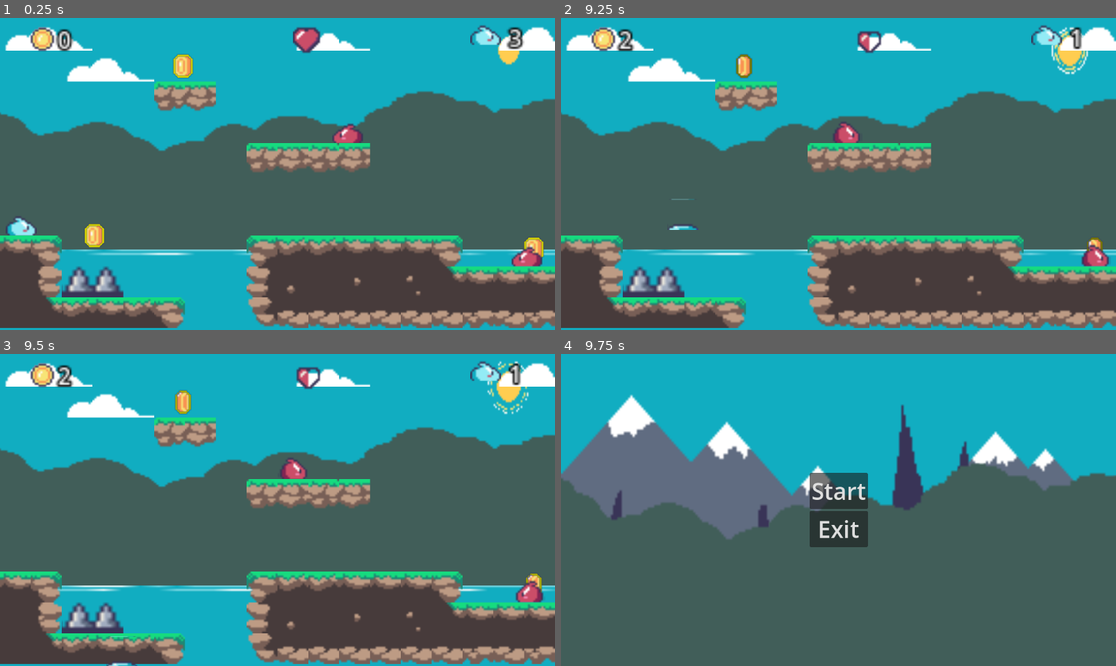
Above: before the commit, frames 1-4 (two rows, left to right).
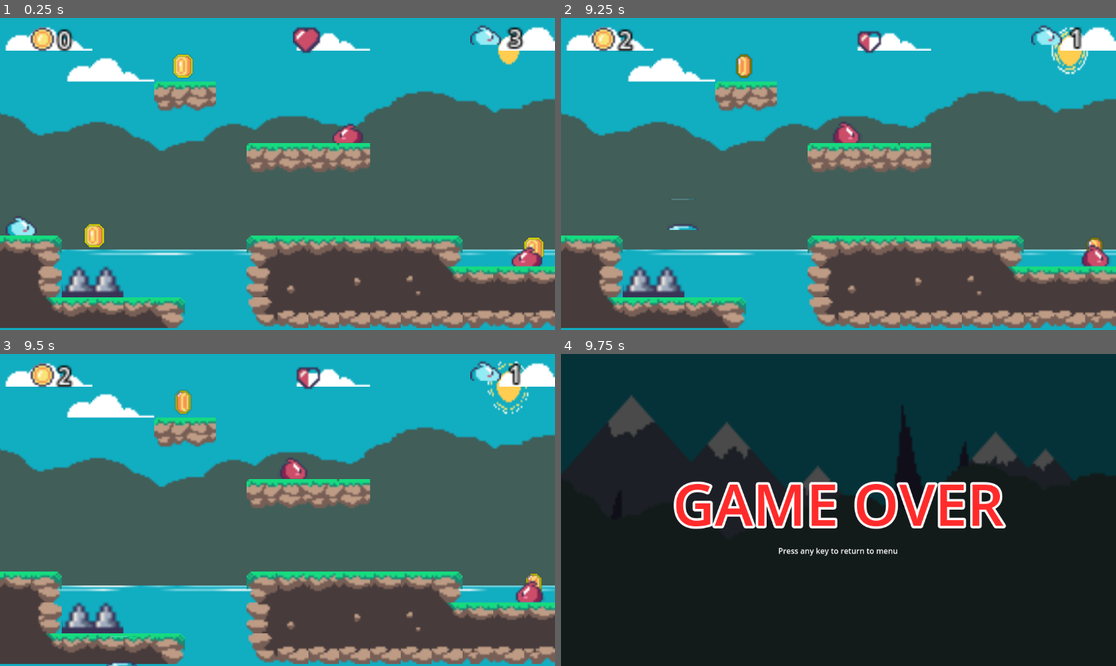
Above: after the commit, the same moments.

Repository: jacmba/godot-2d-platformer-game
Game: Godot game, scene res://scenes/world/stage3.tscn
The game is run twice, just before and just after one commit, with the same random seed, the same clock (stepped at 60 frames per second) and the same inputs. This scene is started directly instead of the project's main scene.
Inputs (mouse positions are in pixels of both pictures, inside the frame that each line leads up to):
- Up to frame 1 (0.25 s): no input
- Up to frame 2 (9.25 s): tap Enter at 0.5 s; move the mouse to (960, 158) at 0.52 s; hold Right (move_right) 0.53-1.25 s; hold Shift 0.53-1.25 s; click (960, 158) at 0.67 s; tap Space (jump) at 0.77, 3.77, 6.77 s; drag from (727, 189) to (655, 286) at 1.27 s; move the mouse to (894, 105) at 2.02 s; hold Right (move_right) 2.03-2.75 s; tap Ctrl at 2.1, 6.6 s; drag from (810, 236) to (1093, 248) at 2.77 s; move the mouse to (1005, 220) at 3.52 s; hold Left (move_left) 3.53-4.25 s; tap Alt at 3.6, 8.1 s; drag from (672, 127) to (744, 64) at 4.27 s; move the mouse to (866, 174) at 5.02 s; hold Left (move_left) 5.03-5.75 s; hold Shift 5.03-5.75 s; click (866, 174) at 5.17 s; drag from (755, 96) to (1054, 255) at 5.77 s; move the mouse to (960, 158) at 6.52 s; hold Right (move_right) 6.53-7.25 s; drag from (727, 189) to (1054, 255) at 7.27 s; move the mouse to (894, 105) at 8.02 s; hold Left (move_left) 8.03-8.75 s; drag from (810, 236) to (672, 127) at 8.77 s
- Up to frame 3 (9.5 s): no input
- Up to frame 4 (9.75 s): move the mouse to (1005, 556) at 9.52 s; hold Right (move_right) from 9.53 s (still down); hold Shift from 9.53 s (still down); click (1005, 556) at 9.67 s

Frames 1-3 are identical in both runs. In frame 4, 100% of the frame differs, in the area x 0-100%, y 0-100%.

Commit message:
Game over screen

Diff:
--- /dev/null
+++ b/scenes/world/gameover.tscn
@@ -0,0 +1,97 @@
+[gd_scene load_steps=8 format=3 uid="uid://bxof7rje1e6qy"]
+
+[ext_resource type="Script" path="res://scripts/game_over.gd" id="1_3hg0t"]
+[ext_resource type="Texture2D" uid="uid://nlanr00q3m0m" path="res://rocky_roads/Deco/water_a_8frames.png" id="2_2oyxs"]
+[ext_resource type="Texture2D" uid="uid://qf6n6o27f1mr" path="res://rocky_roads/Backgrounds/mountains_a.png" id="3_mucfx"]
+[ext_resource type="Texture2D" uid="uid://mjpgpdf0ou4s" path="res://rocky_roads/Backgrounds/mountains_b.png" id="4_j2hgr"]
+[ext_resource type="Texture2D" uid="uid://hu8ug54k5h6c" path="res://rocky_roads/Backgrounds/trees.png" id="5_omlfl"]
+
+[sub_resource type="Theme" id="Theme_rxc1g"]
+
+[sub_resource type="LabelSettings" id="LabelSettings_h6ajp"]
+font_size = 120
+font_color = Color(1, 0.168627, 0.168627, 1)
+outline_size = 20
+
+[node name="GameOver" type="Control"]
+layout_mode = 3
+anchors_preset = 15
+anchor_right = 1.0
+anchor_bottom = 1.0
+grow_horizontal = 2
+grow_vertical = 2
+script = ExtResource("1_3hg0t")
+
+[node name="Background" type="Node" parent="."]
+
+[node name="TextureRect" type="TextureRect" parent="Background"]
+anchors_preset = 15
+anchor_right = 1.0
+anchor_bottom = 1.0
+grow_horizontal = 2
+grow_vertical = 2
+texture = ExtResource("2_2oyxs")
+flip_v = true
+
+[node name="TextureRect2" type="TextureRect" parent="Background"]
+anchors_preset = 15
+anchor_right = 1.0
+anchor_bottom = 1.0
+grow_horizontal = 2
+grow_vertical = 2
+texture = ExtResource("3_mucfx")
+
+[node name="TextureRect4" type="TextureRect" parent="Background"]
+anchors_preset = 15
+anchor_right = 1.0
+anchor_bottom = 1.0
+grow_horizontal = 2
+grow_vertical = 2
+texture = ExtResource("4_j2hgr")
+
+[node name="TextureRect3" type="TextureRect" parent="Background"]
+anchors_preset = 15
+anchor_right = 1.0
+anchor_bottom = 1.0
+grow_horizontal = 2
+grow_vertical = 2
+texture = ExtResource("5_omlfl")
+
+[node name="Panel" type="ColorRect" parent="."]
+z_index = 1
+layout_mode = 0
+offset_right = 1152.0
+offset_bottom = 648.0
+color = Color(0, 0, 0, 0.709804)
+
+[node name="UI" type="VBoxContainer" parent="."]
+top_level = true
+layout_mode = 1
+anchors_preset = 8
+anchor_left = 0.5
+anchor_top = 0.5
+anchor_right = 0.5
+anchor_bottom = 0.5
+offset_left = -576.0
+offset_top = -324.0
+offset_right = 576.0
+offset_bottom = 324.0
+grow_horizontal = 2
+grow_vertical = 2
+theme = SubResource("Theme_rxc1g")
+alignment = 1
+
+[node name="GameOverLabel" type="Label" parent="UI"]
+z_index = 2
+layout_mode = 2
+text = "GAME OVER"
+label_settings = SubResource("LabelSettings_h6ajp")
+horizontal_alignment = 1
+vertical_alignment = 1
+
+[node name="PressKeyLabel" type="Label" parent="UI"]
+z_index = 2
+layout_mode = 2
+text = "Press any key to return to menu"
+horizontal_alignment = 1
+vertical_alignment = 2
--- a/scenes/world/menu.tscn
+++ b/scenes/world/menu.tscn
@@ -1,10 +1,11 @@
-[gd_scene load_steps=9 format=3 uid="uid://m43rnabm2a4b"]
+[gd_scene load_steps=11 format=3 uid="uid://m43rnabm2a4b"]
 
 [ext_resource type="Script" path="res://scripts/menu.gd" id="1_73eie"]
 [ext_resource type="Texture2D" uid="uid://nlanr00q3m0m" path="res://rocky_roads/Deco/water_a_8frames.png" id="1_pckns"]
 [ext_resource type="Texture2D" uid="uid://qf6n6o27f1mr" path="res://rocky_roads/Backgrounds/mountains_a.png" id="2_0o6nv"]
 [ext_resource type="Texture2D" uid="uid://mjpgpdf0ou4s" path="res://rocky_roads/Backgrounds/mountains_b.png" id="2_iednn"]
 [ext_resource type="Texture2D" uid="uid://hu8ug54k5h6c" path="res://rocky_roads/Backgrounds/trees.png" id="3_yk27u"]
+[ext_resource type="Material" uid="uid://cftpqa16tsqvg" path="res://materials/coinMaterial.tres" id="6_qf8xo"]
 
 [sub_resource type="Theme" id="Theme_rxc1g"]
 
@@ -13,6 +14,15 @@
 
 [sub_resource type="Theme" id="Theme_6wbaj"]
 default_font_size = 48
+
+[sub_resource type="LabelSettings" id="LabelSettings_201jv"]
+font_size = 120
+font_color = Color(1, 1, 0.270588, 1)
+outline_size = 10
+outline_color = Color(0, 0, 0, 1)
+shadow_size = 8
+shadow_color = Color(0.184314, 0.184314, 0.184314, 0.329412)
+shadow_offset = Vector2(10, 10)
 
 [node name="Menu" type="Control"]
 layout_mode = 3
@@ -67,9 +77,9 @@
 anchor_right = 0.5
 anchor_bottom = 0.5
 offset_left = -60.5
-offset_top = -77.0
+offset_top = 76.0
 offset_right = 60.5
-offset_bottom = 77.0
+offset_bottom = 230.0
 grow_horizontal = 2
 grow_vertical = 2
 theme = SubResource("Theme_rxc1g")
@@ -92,5 +102,19 @@
 theme = SubResource("Theme_6wbaj")
 text = "Exit"
 
+[node name="Title" type="Label" parent="."]
+z_index = 100
+material = ExtResource("6_qf8xo")
+layout_mode = 2
+offset_left = 171.0
+offset_top = 124.0
+offset_right = 989.0
+offset_bottom = 422.0
+rotation = -0.13439
+text = "Slime Squash!"
+label_settings = SubResource("LabelSettings_201jv")
+horizontal_alignment = 1
+vertical_alignment = 1
+
 [connection signal="pressed" from="UI/StartButton" to="." method="_on_start_button_pressed"]
 [connection signal="pressed" from="UI/ExitButton" to="." method="_on_exit_button_pressed"]
--- a/scripts/game.gd
+++ b/scripts/game.gd
@@ -42,7 +42,7 @@
 	if gameData.getLives() > 0:
 		get_tree().reload_current_scene()
 	else:
-		exit_to_menu()
+		get_tree().change_scene_to_file("res://scenes/world/gameover.tscn")
 
 func _on_dead():
 	die()
--- /dev/null
+++ b/scripts/game_over.gd
@@ -0,0 +1,7 @@
+extends Control
+
+class_name GameOver
+
+func _input(event):
+	if event is InputEventKey and event.is_pressed():
+		get_tree().change_scene_to_file("res://scenes/world/menu.tscn")
Not shown: 1 places in scenes/world/stage1.tscn that only renumber resources
Not shown: 1 places in scenes/world/stage2.tscn that only renumber resources
Not shown: 1 places in scenes/world/stage3.tscn that only renumber resources
